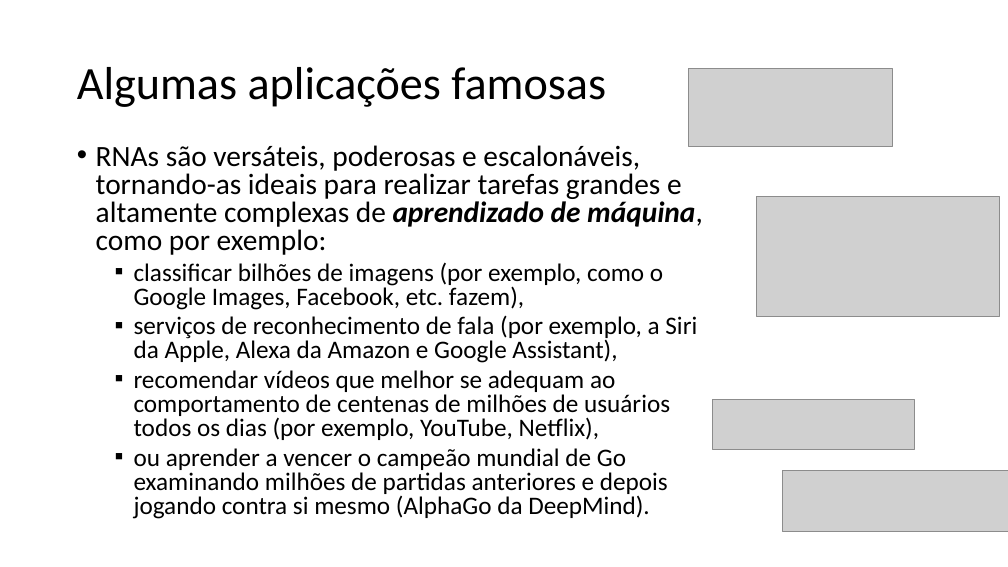
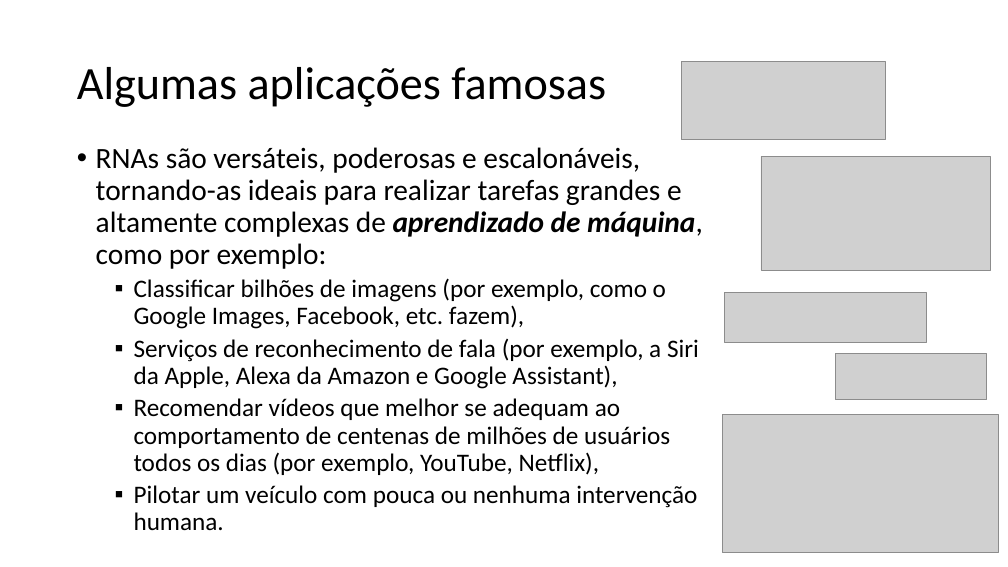
Before and after one commit to zz4fap/t320_aprendizado_de_maquina, a slide deck: slide 4 of slides/T320_Redes_Neurais_Artificiais (Parte I).pptx. Drawn at 1008x567 pixels with LibreOffice and Linux fonts; fonts in the diff are those of the drawing; grey boxes stand for pictures. Boxes give left, top, right and bottom in pixels: in the first picture for what was removed or moved away, otherwise in the second. Text is boxed around its words. In the diff, an @@ line names an element or a change of style, - is before the commit and + after.

```diff
--- a/slides/T320_Redes_Neurais_Artificiais (Parte I).pptx
+++ b/slides/T320_Redes_Neurais_Artificiais (Parte I).pptx
@@ picture: place and size @@
-picture at (689,69,893,147)
+picture at (681,62,885,140)
@@ text at (96,147,703,269): line spacing 0.8 to 0.9 @@
@@ picture: place and size @@
-picture at (757,197,1000,317)
+picture at (761,157,991,270)
@@ text at (134,278,699,531): text changed @@
-  ▪ classificar bilhões de imagens (por exemplo, como o Google Images, Facebook, etc. fazem),
-  ▪ serviços de reconhecimento de fala (por exemplo, a Siri da Apple, Alexa da Amazon e Google Assistant),
-  ▪ recomendar vídeos que melhor se adequam ao comportamento de centenas de milhões de usuários todos os dias (por exemplo, YouTube, Netflix),
-  ▪ ou aprender a vencer o campeão mundial de Go examinando milhões de partidas anteriores e depois jogando contra si mesmo (AlphaGo da DeepMind).
+  ▪ Classificar bilhões de imagens (por exemplo, como o Google Images, Facebook, etc. fazem),
+  ▪ Serviços de reconhecimento de fala (por exemplo, a Siri da Apple, Alexa da Amazon e Google Assistant),
+  ▪ Recomendar vídeos que melhor se adequam ao comportamento de centenas de milhões de usuários todos os dias (por exemplo, YouTube, Netflix),
+  ▪ Pilotar um veículo com pouca ou nenhuma intervenção humana.
@@ picture: place and size @@
-picture at (712,400,915,450)
+picture at (724,293,927,343)
@@ picture added at (836,353,987,399) @@
@@ picture added at (723,414,998,553) @@
@@ picture removed at (783,470,1008,532) @@
```
Also in this commit, not shown: 11 other slides changed, 4 other files.
